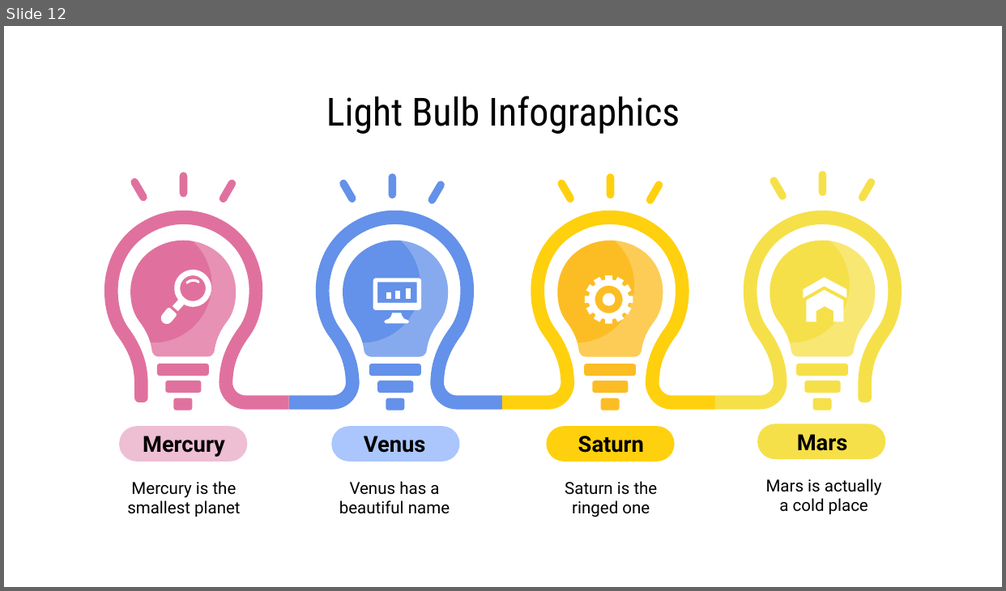
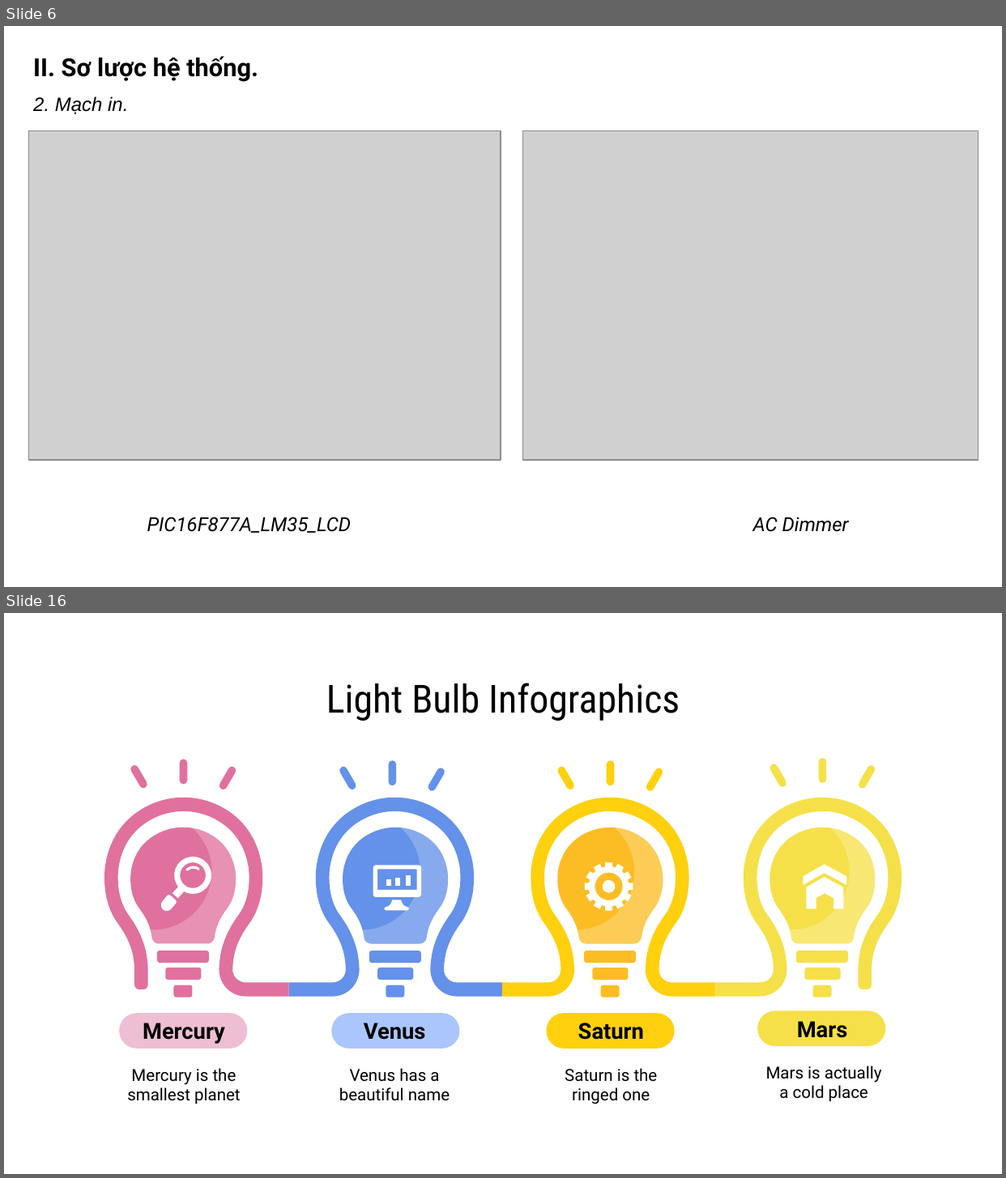
Before and after one commit to khanhnm08/HK_Egg_Incubator, a slide deck: Slide bao cao.pptx. Shown one above the other, each under a label of ours: slide 12 before the commit, slides 6 and 16 after it; the slides between them are not shown. The pictures are 1006x591 and 1006x1178 pixels, drawn with LibreOffice and Linux fonts; fonts in the diff are those of the drawing; grey boxes stand for pictures. Boxes give left, top, right and bottom in pixels: in the first picture for what was removed or moved away, otherwise in the second. Text is boxed around its words. In the diff, an @@ line names an element or a change of style, - is before the commit and + after.

```diff
--- a/Slide bao cao.pptx
+++ b/Slide bao cao.pptx
@@ slide 6 added at <box>4,26,1002,587</box>, background #FFFFFF @@
@@ text added at <box>33,56,258,82</box>, 18 pt, text #000000, bold @@
+II. Sơ lược hệ thống.
@@ text added at <box>33,96,128,114</box>, 14 pt, text #000000, italic @@
+2. Mạch in.
@@ picture added at <box>29,130,501,460</box> @@
@@ picture added at <box>523,130,978,460</box> @@
@@ text added at <box>147,517,351,533</box>, 14 pt, text #000000, italic @@
+PIC16F877A_LM35_LCD
@@ text added at <box>753,517,849,532</box>, 14 pt, text #000000, italic @@
+AC Dimmer
@@ what was slide 12 is now slide 16 @@
```
Also in this commit, not shown: 10 slides changed, 3 other slides added, 22 other files.
